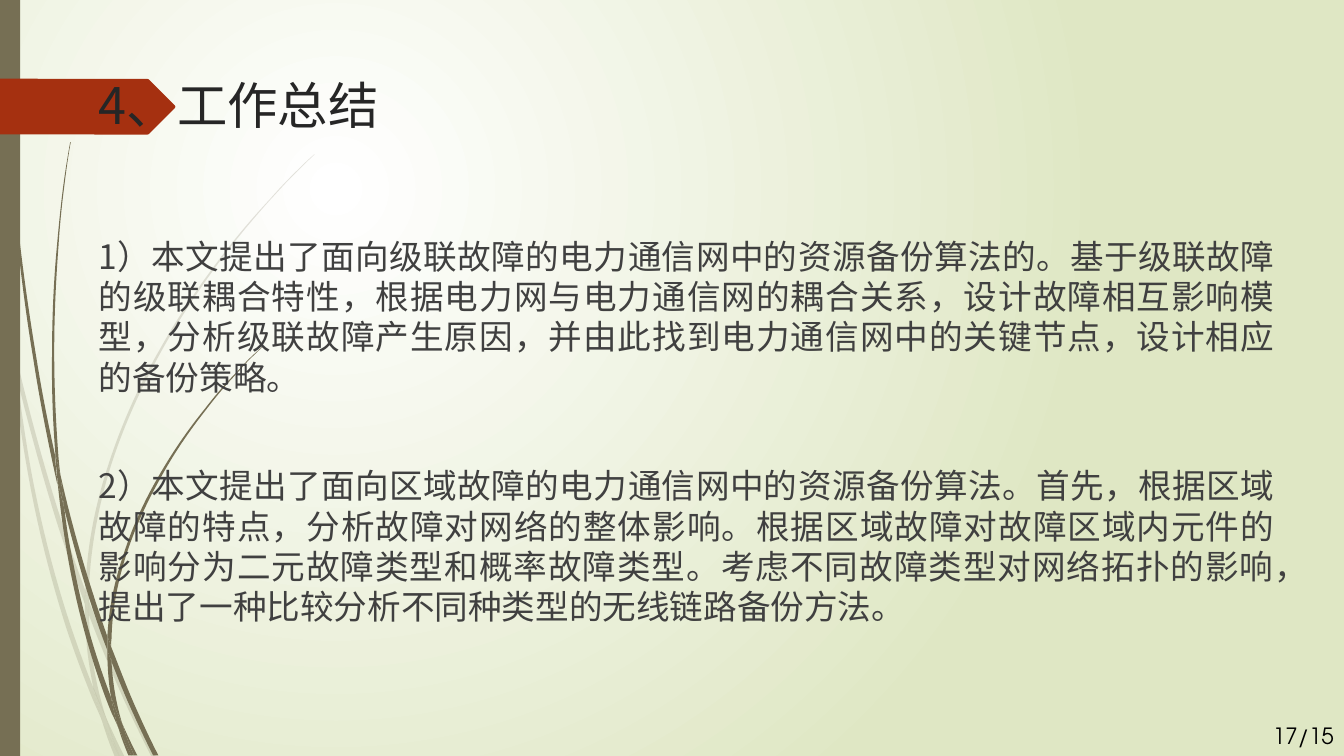
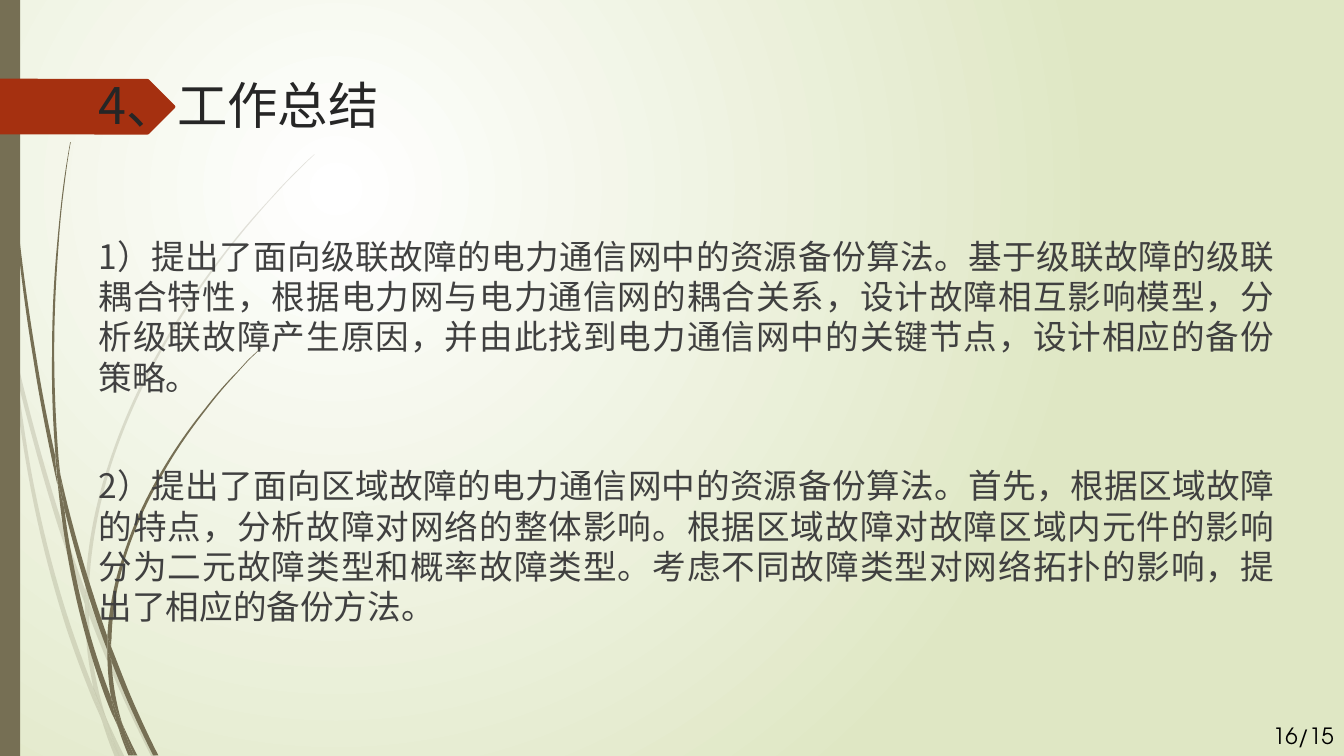
Before and after one commit to weiwensangsang/academic_v4, a slide deck: slide 16 of 2016111417_夏震_答辩PPT.pptx (slide 17 before the commit). Drawn at 1344x756 pixels with LibreOffice and Linux fonts; fonts in the diff are those of the drawing. Boxes give left, top, right and bottom in pixels: in the first picture for what was removed or moved away, otherwise in the second. Text is boxed around its words. In the diff, an @@ line names an element or a change of style, - is before the commit and + after.

```diff
--- a/2016111417_夏震_答辩PPT.pptx
+++ b/2016111417_夏震_答辩PPT.pptx
@@ text at (x1=99, y1=234, x2=1274, y2=629): text changed @@
-1）本文提出了面向级联故障的电力通信网中的资源备份算法的。基于级联故障的级联耦合特性，根据电力网与电力通信网的耦合关系，设计故障相互影响模型，分析级联故障产生原因，并由此找到电力通信网中的关键节点，设计相应的备份策略。
-2）本文提出了面向区域故障的电力通信网中的资源备份算法。首先，根据区域故障的特点，分析故障对网络的整体影响。根据区域故障对故障区域内元件的影响分为二元故障类型和概率故障类型。考虑不同故障类型对网络拓扑的影响，提出了一种比较分析不同种类型的无线链路备份方法。
+1）提出了面向级联故障的电力通信网中的资源备份算法。基于级联故障的级联耦合特性，根据电力网与电力通信网的耦合关系，设计故障相互影响模型，分析级联故障产生原因，并由此找到电力通信网中的关键节点，设计相应的备份策略。
+2）提出了面向区域故障的电力通信网中的资源备份算法。首先，根据区域故障的特点，分析故障对网络的整体影响。根据区域故障对故障区域内元件的影响分为二元故障类型和概率故障类型。考虑不同故障类型对网络拓扑的影响，提出了相应的备份方法。
@@ page number at (x1=1273, y1=727, x2=1334, y2=748): text changed @@
-17/15
+16/15
```
Also in this commit, not shown: 3 other slides changed, 1 slide removed.
